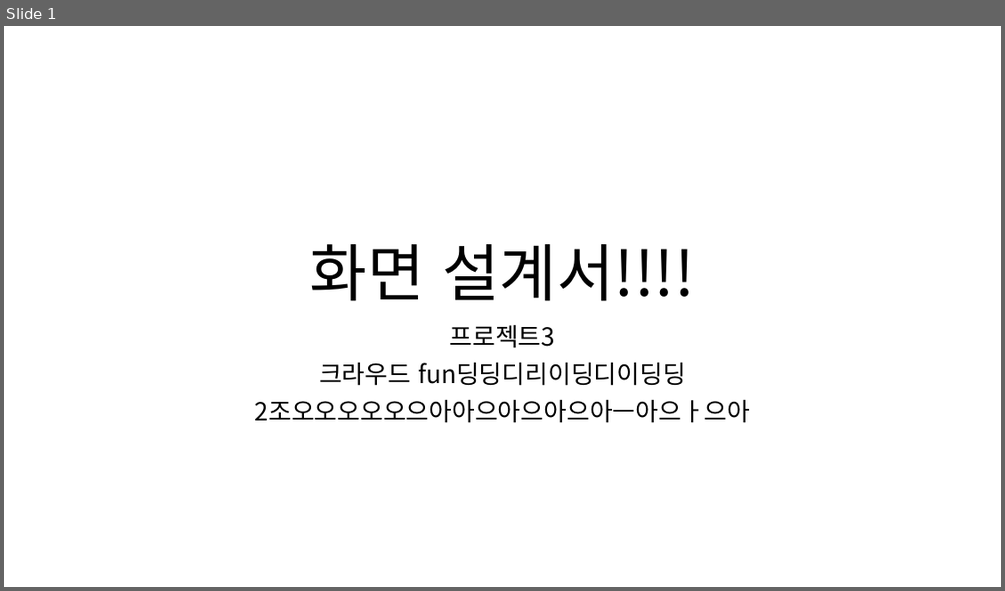
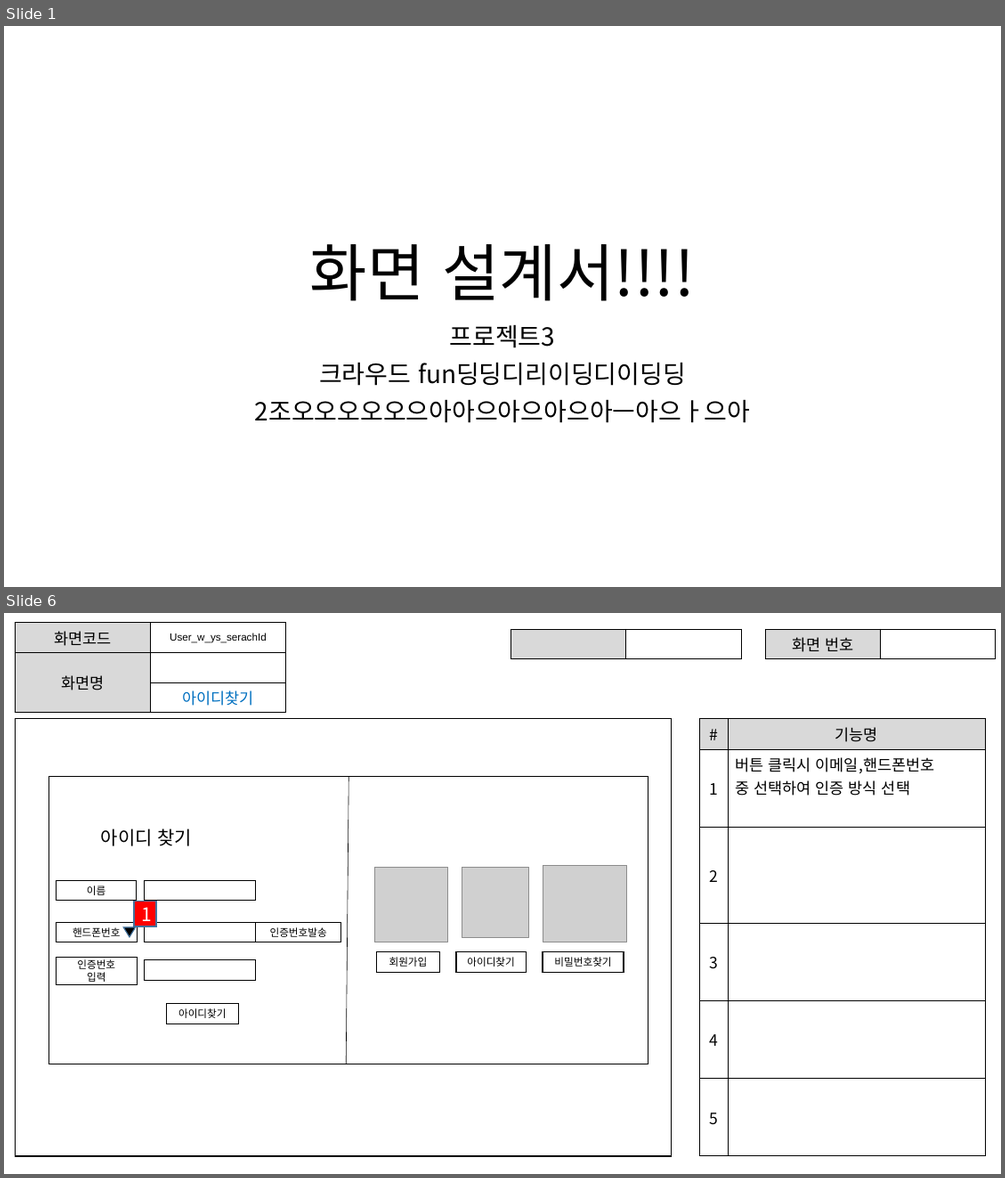
Before and after one commit to ezenteam2/EzenCrowdFunding, a slide deck: project03 화면설계서/project03 - 화면 설계서 - 용승.pptx. Shown one above the other, each under a label of ours: slide 1 before the commit, slides 1 and 6 after it; the slides between them are not shown. The pictures are 1005x591 and 1005x1178 pixels, drawn with LibreOffice and Linux fonts; fonts in the diff are those of the drawing; grey boxes stand for pictures. Boxes give left, top, right and bottom in pixels: in the first picture for what was removed or moved away, otherwise in the second. Text is boxed around its words. In the diff, an @@ line names an element or a change of style, - is before the commit and + after.

Commit message:
용승이 화면설계 진행중>3<

```diff
--- a/project03 화면설계서/project03 - 화면 설계서 - 용승.pptx
+++ b/project03 화면설계서/project03 - 화면 설계서 - 용승.pptx
@@ slide 6 added at <box>4,613,1001,1174</box>, background #FFFFFF @@
@@ table added at <box>15,623,285,709</box>, 3 rows, 2 columns @@
+화면코드 | User_w_ys_serachId
+화면명 | 
+ | 아이디찾기
@@ table added at <box>511,629,741,656</box>, 1 rows, 2 columns @@
+ | 
@@ table added at <box>765,629,995,656</box>, 1 rows, 2 columns @@
+화면 번호 | 
@@ rectangle added at <box>15,718,671,1156</box>, fill #FFFFFF, outline #000000 1 pt @@
@@ table added at <box>700,718,985,1156</box>, 6 rows, 2 columns @@
+# | 기능명
+1 | 버튼 클릭시 이메일,핸드폰번호 / 중 선택하여 인증 방식 선택
+2 | 
+3 | 
+4 | 
+5 | 
@@ rectangle added at <box>48,776,647,1063</box>, outline #000000 1 pt @@
@@ line added from (348, 776) to (346, 1064), #000000 0.5 pt @@
@@ text added at <box>101,828,193,846</box>, 18 pt, text #000000 @@
+아이디 찾기
@@ picture added at <box>374,868,447,942</box> @@
@@ picture added at <box>462,868,530,938</box> @@
@@ picture added at <box>543,865,627,942</box> @@
@@ rectangle added at <box>56,880,137,900</box>, fill #FFFFFF, outline #000000 1 pt, 10 pt, text #000000 @@
+이름
@@ rectangle added at <box>134,900,156,926</box>, fill #FF0000, outline #43739E 1 pt, 18 pt, text #FFFFFF @@
+1
@@ rectangle added at <box>145,880,256,900</box>, fill #FFFFFF, outline #000000 1 pt @@
@@ rectangle added at <box>56,922,138,942</box>, fill #FFFFFF, outline #000000 1 pt, 10 pt, text #000000 @@
+핸드폰번호
@@ triangle added at <box>123,927,136,937</box>, fill #000000, outline #43739E 1 pt @@
@@ rectangle added at <box>144,922,255,942</box>, fill #FFFFFF, outline #000000 1 pt @@
@@ rectangle added at <box>256,922,341,942</box>, fill #FFFFFF, outline #000000 1 pt, 10 pt, text #000000 @@
+인증번호발송
@@ rectangle added at <box>56,957,138,985</box>, fill #FFFFFF, outline #000000 1 pt, 10 pt, text #000000 @@
+인증번호
+입력
@@ rectangle added at <box>376,952,439,972</box>, fill #FFFFFF, outline #000000 1 pt, 10 pt, text #000000 @@
+회원가입
@@ rectangle added at <box>456,952,526,972</box>, fill #FFFFFF, outline #000000 1 pt, 10 pt, text #000000 @@
+아이디찾기
@@ rectangle added at <box>542,952,623,972</box>, fill #FFFFFF, outline #000000 1 pt, 10 pt, text #000000 @@
+비밀번호찾기
@@ rectangle added at <box>144,960,255,981</box>, fill #FFFFFF, outline #000000 1 pt @@
@@ rectangle added at <box>166,1004,239,1023</box>, fill #FFFFFF, outline #000000 1 pt, 10 pt, text #000000 @@
+아이디찾기
```
Also in this commit, not shown: 2 slides changed, 9 other slides added, 2 other files.
